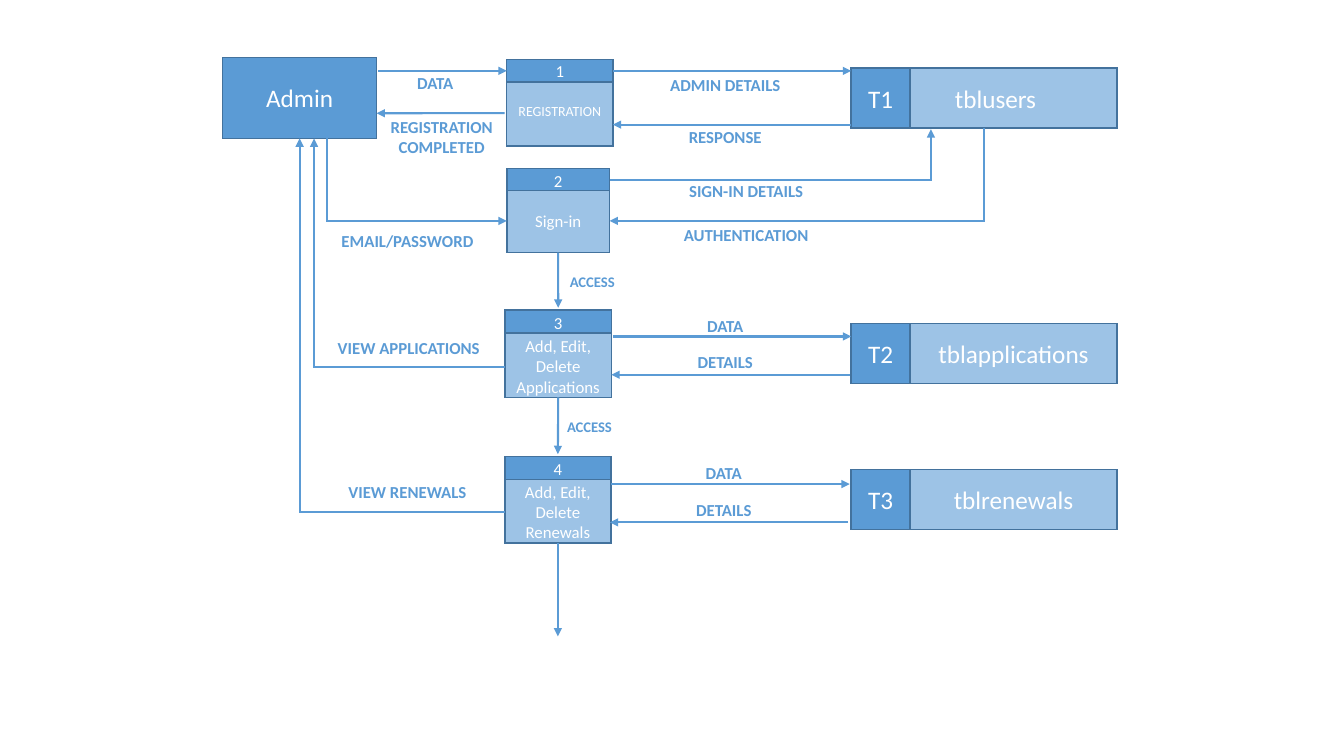
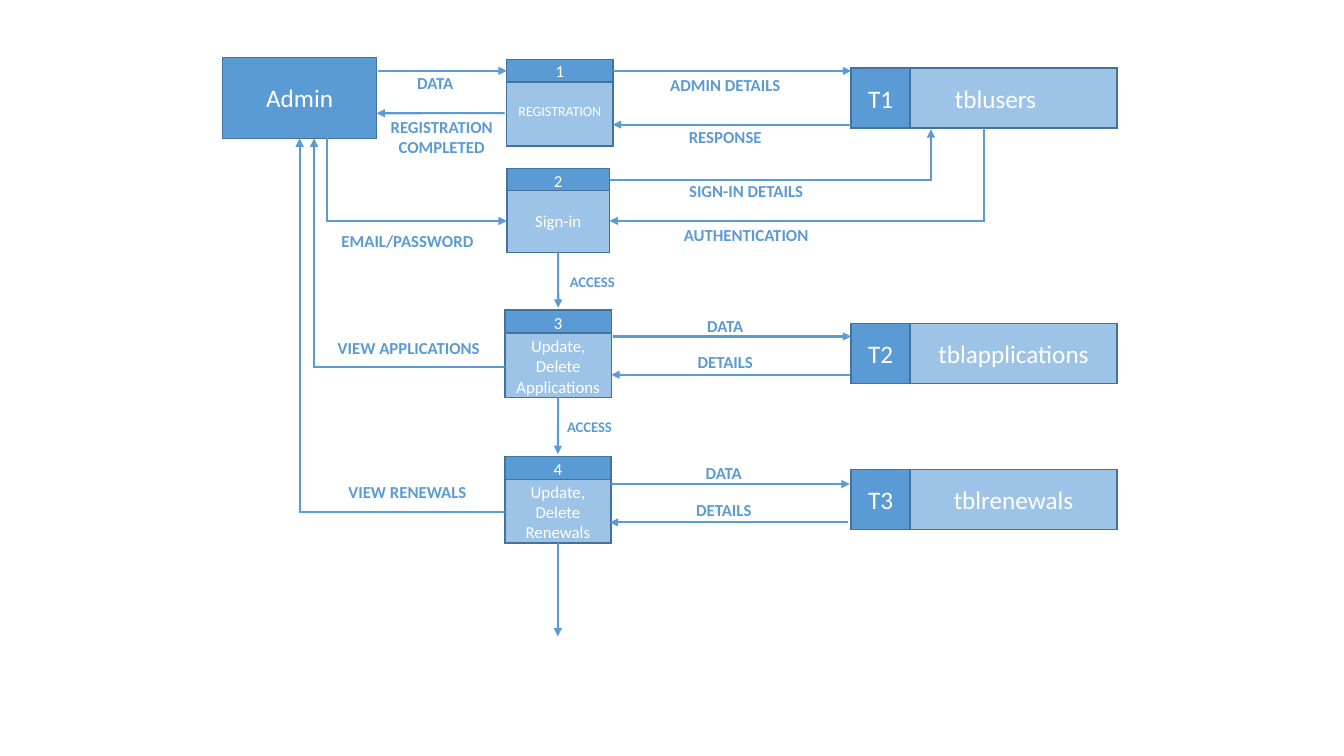
Before and after one commit to ow3ndesu/laravel-student-organization-management-system, a slide deck: slide 1 of docs/LVL0 DFD Admin.pptx. Drawn at 1344x756 pixels with LibreOffice and Linux fonts; fonts in the diff are those of the drawing. Boxes give left, top, right and bottom in pixels: in the first picture for what was removed or moved away, otherwise in the second. Text is boxed around its words. In the diff, an @@ line names an element or a change of style, - is before the commit and + after.

```diff
--- a/docs/LVL0 DFD Admin.pptx
+++ b/docs/LVL0 DFD Admin.pptx
@@ text at [516, 340, 599, 396]: text changed @@
-Add, Edit, Delete Applications
+Update, Delete Applications
@@ text at [526, 486, 590, 543]: text changed @@
-Add, Edit, Delete Renewals
+Update, Delete Renewals
```
Also in this commit, not shown: 1 other slide changed, 1 slide added, 2 other files.
